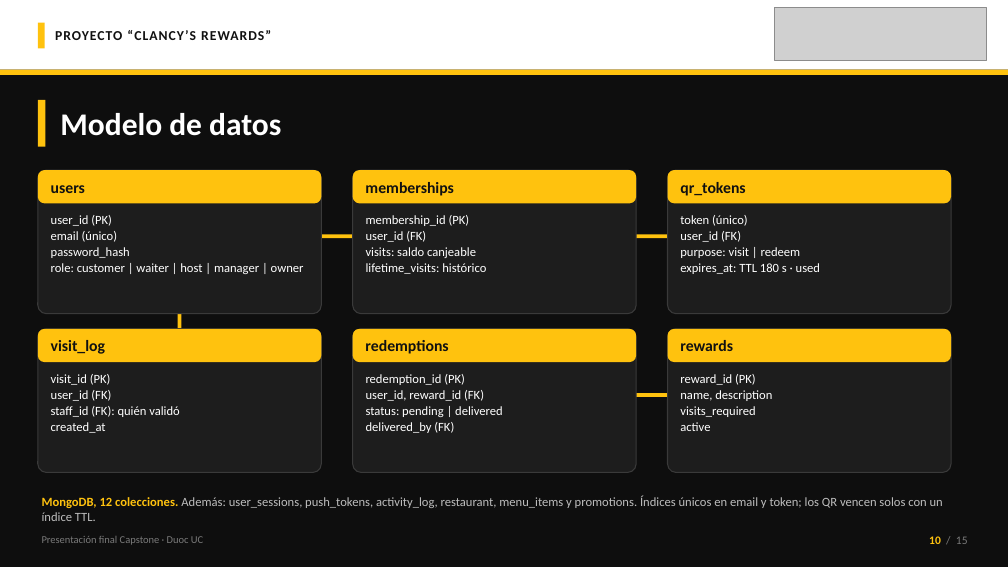
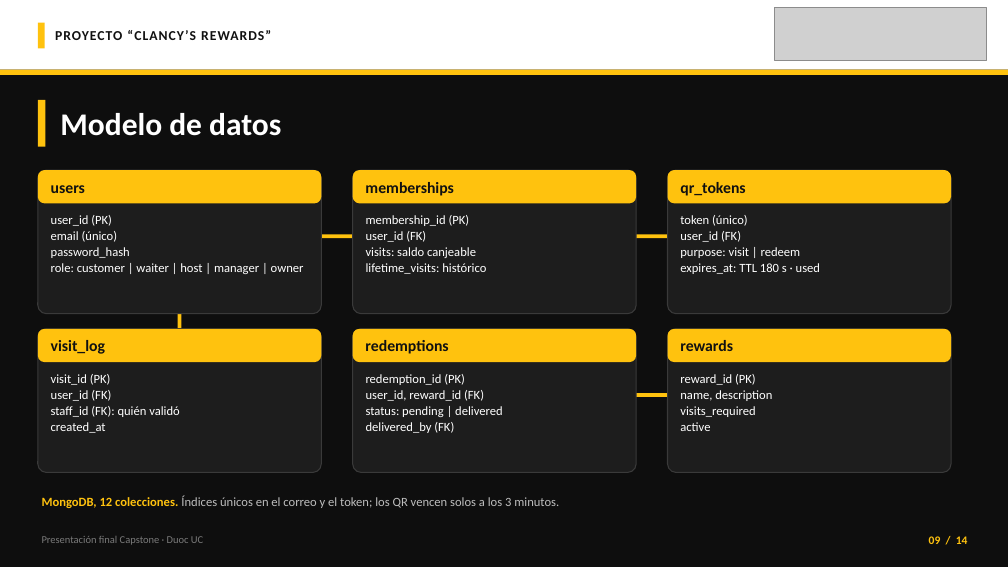
Before and after one commit to 44ndy/clancys-rewards, a slide deck: slide 9 of Fase 3/Evidencias Grupales/Presentación Final del proyecto (Español).pptx (slide 10 before the commit). Drawn at 1008x567 pixels with LibreOffice and Linux fonts; fonts in the diff are those of the drawing; grey boxes stand for pictures. Boxes give left, top, right and bottom in pixels: in the first picture for what was removed or moved away, otherwise in the second. Text is boxed around its words. In the diff, an @@ line names an element or a change of style, - is before the commit and + after.

Commit message:
Simplificar la presentación final y acortar el guion a 7 minutos
- Misma estructura que la plantilla de la docente: 14 láminas, sin la
  lámina extra de caso de uso (el flujo se ve en la demo).
- Menos texto en cada lámina; los detalles se explican hablando.
- Guion nuevo, corto y con lo más importante en negrita; notas del orador
  sincronizadas.

```diff
--- a/Fase 3/Evidencias Grupales/Presentación Final del proyecto (Español).pptx
+++ b/Fase 3/Evidencias Grupales/Presentación Final del proyecto (Español).pptx
@@ text at (42, 495, 559, 508): text changed @@
-MongoDB, 12 colecciones. Además: user_sessions, push_tokens, activity_log, restaurant, menu_items y promotions. Índices únicos en email y token; los QR vencen solos con un índice TTL.
+MongoDB, 12 colecciones. Índices únicos en el correo y el token; los QR vencen solos a los 3 minutos.
@@ text at (929, 536, 968, 544): text changed; text colour #7A7A7A to #FFC20E; bold on @@
-10 / 15
+09 / 14
```
Also in this commit, not shown: 11 other slides changed, 1 slide removed, 1 other file.
